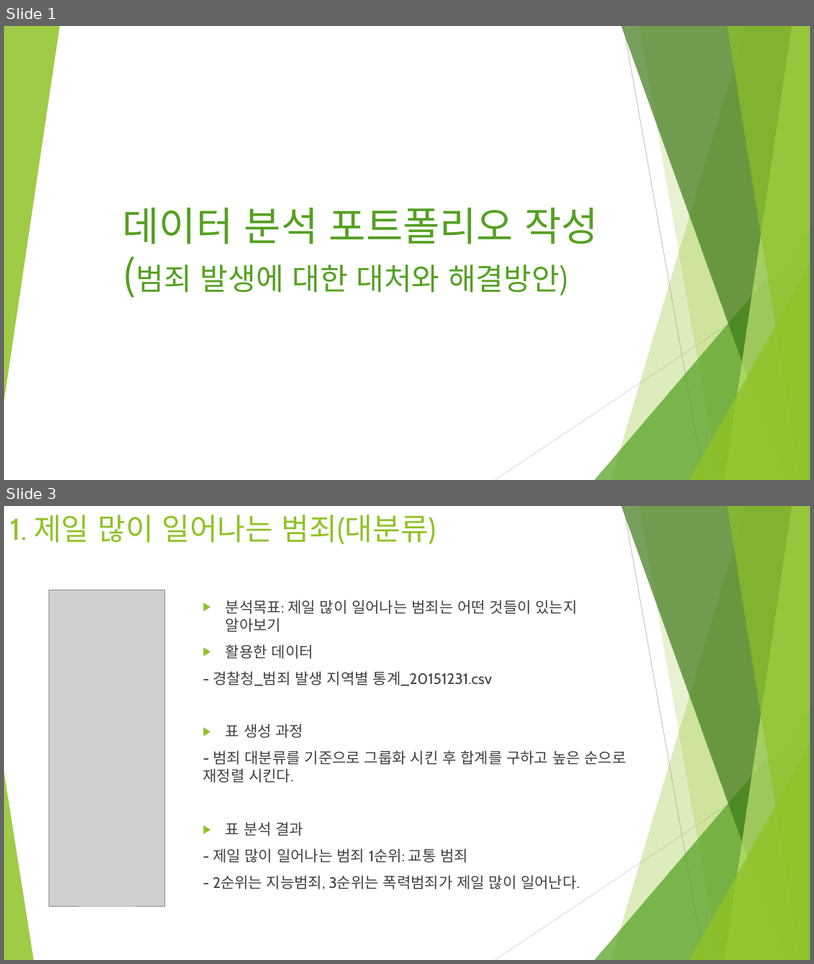
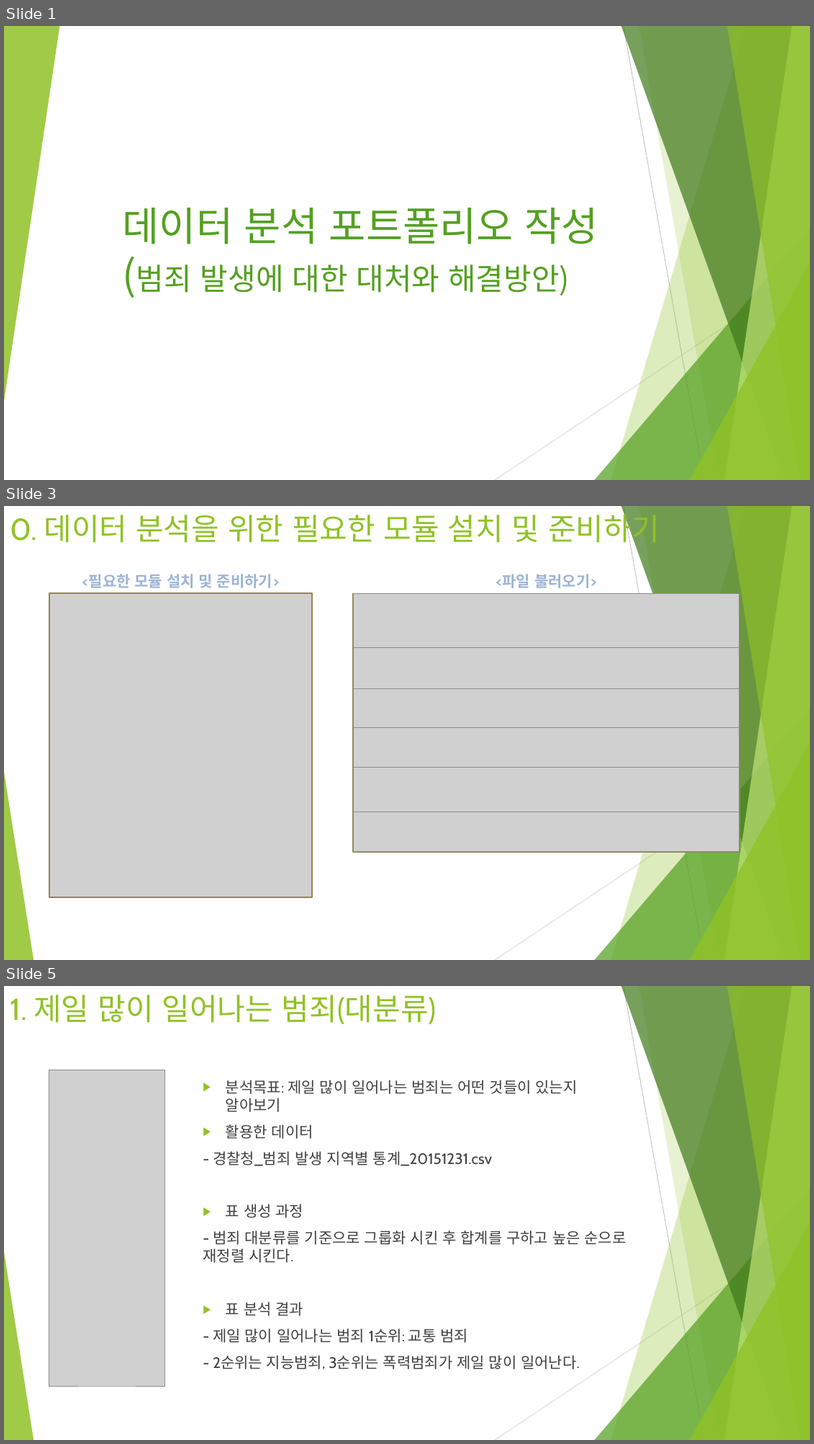
Before and after one commit to HERO19-71604814/Central-Competency-Development-Institute-Python, a slide deck: 2. 데이터 분석 과제/03. 데이터 분석 포트폴리오 작성(범죄 발생에 대한 대처와 해결방안).pptx. Shown one above the other, each under a label of ours: slides 1 and 3 before the commit, slides 1, 3 and 5 after it; the slides between them are not shown. The pictures are 814x964 and 814x1444 pixels, drawn with LibreOffice and Linux fonts; fonts in the diff are those of the drawing; grey boxes stand for pictures. Boxes give left, top, right and bottom in pixels: in the first picture for what was removed or moved away, otherwise in the second. Text is boxed around its words. In the diff, an @@ line names an element or a change of style, - is before the commit and + after.

```diff
--- a/2. 데이터 분석 과제/03. 데이터 분석 포트폴리오 작성(범죄 발생에 대한 대처와 해결방안).pptx
+++ b/2. 데이터 분석 과제/03. 데이터 분석 포트폴리오 작성(범죄 발생에 대한 대처와 해결방안).pptx
@@ slide 3 added at <box>4,506,810,960</box>, background #FFFFFF; not listed: 10 template elements that a slide beside it also shows @@
@@ title added at <box>10,510,660,548</box>, 36 pt, text #90C226 @@
+0. 데이터 분석을 위한 필요한 모듈 설치 및 준비하기
@@ text added at <box>82,574,280,588</box>, 18 pt, text #9CB4D4, bold @@
+<필요한 모듈 설치 및 준비하기>
@@ picture added at <box>49,593,312,897</box> @@
@@ rectangle added at <box>49,593,312,897</box>, outline #918655 1.5 pt @@
@@ group added at <box>354,574,741,852</box>: 6 pictures, 1 text, 1 rectangle @@
+<파일 불러오기>
@@ what was slide 3 is now slide 5 @@
```
Also in this commit, not shown: 1 slide changed, 8 other slides added, 59 other files.
